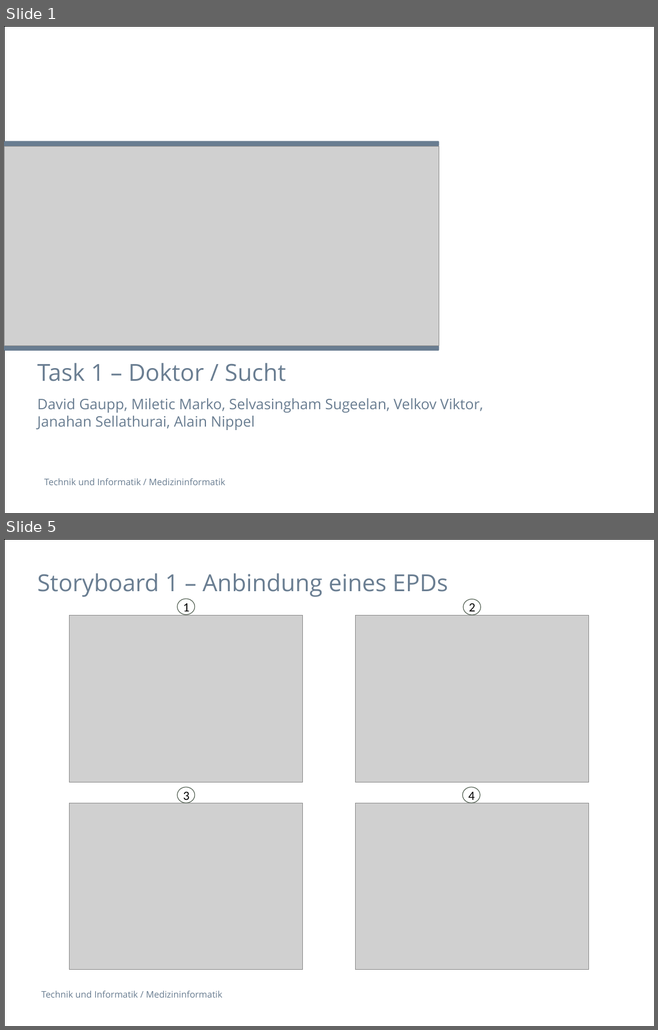
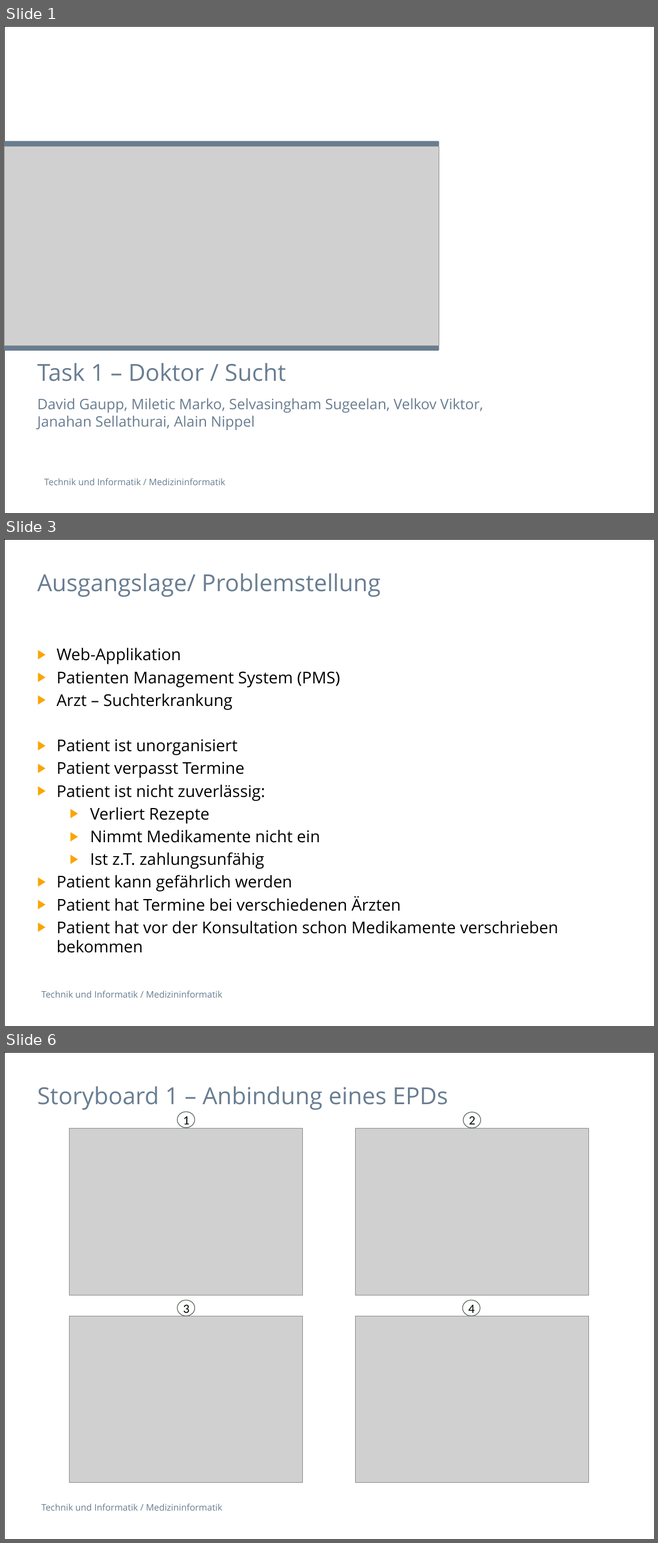
Before and after one commit to selvs1/ePsyDoc, a slide deck: doc/task-01/Präsentation/Task1_Doctor_Addiction.pptx. Shown one above the other, each under a label of ours: slides 1 and 5 before the commit, slides 1, 3 and 6 after it; the slides between them are not shown. The pictures are 658x1030 and 658x1543 pixels, drawn with LibreOffice and Linux fonts; fonts in the diff are those of the drawing; grey boxes stand for pictures; background and template pictures are left out. Boxes give left, top, right and bottom in pixels: in the first picture for what was removed or moved away, otherwise in the second. Text is boxed around its words. In the diff, an @@ line names an element or a change of style, - is before the commit and + after.

```diff
--- a/doc/task-01/Präsentation/Task1_Doctor_Addiction.pptx
+++ b/doc/task-01/Präsentation/Task1_Doctor_Addiction.pptx
@@ slide 3 added at (4, 539, 654, 1026), background #FFFFFF; not listed: 2 template elements that a slide beside it also shows @@
@@ title added at (37, 573, 380, 597), 26 pt, text #697D91 @@
+Ausgangslage/ Problemstellung
@@ text added at (57, 647, 558, 953), 18 pt, text #000000 @@
+▶ Web-Applikation
+▶ Patienten Management System (PMS)
+▶ Arzt – Suchterkrankung
+▶ Patient ist unorganisiert
+▶ Patient verpasst Termine
+▶ Patient ist nicht zuverlässig:
+  ▶ Verliert Rezepte
+  ▶ Nimmt Medikamente nicht ein
+  ▶ Ist z.T. zahlungsunfähig
+▶ Patient kann gefährlich werden
+▶ Patient hat Termine bei verschiedenen Ärzten
+▶ Patient hat vor der Konsultation schon Medikamente verschrieben bekommen
@@ what was slide 5 is now slide 6 @@
```
Also in this commit, not shown: 1 slide changed, 3 other slides added, 2 slides removed, 2 other files.
